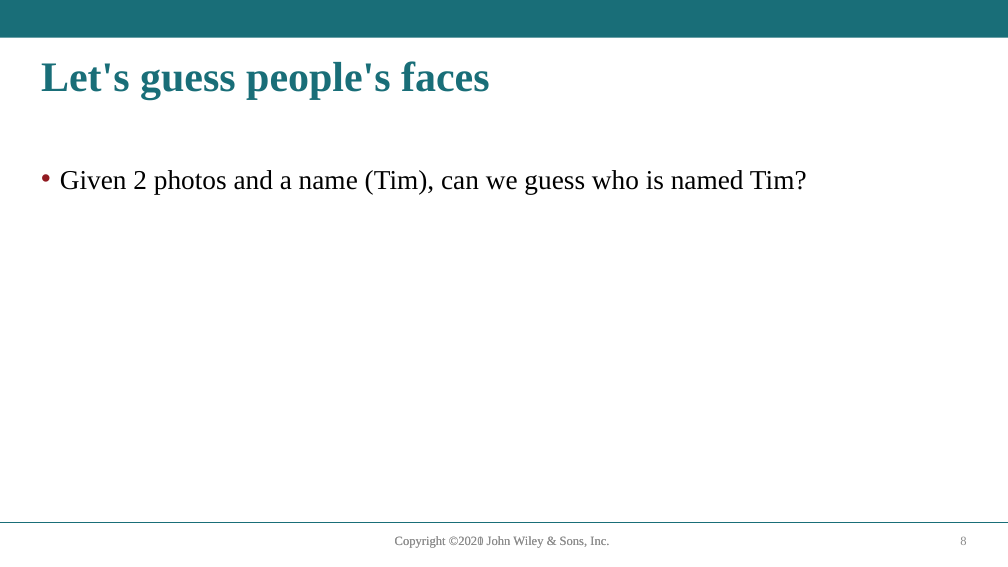
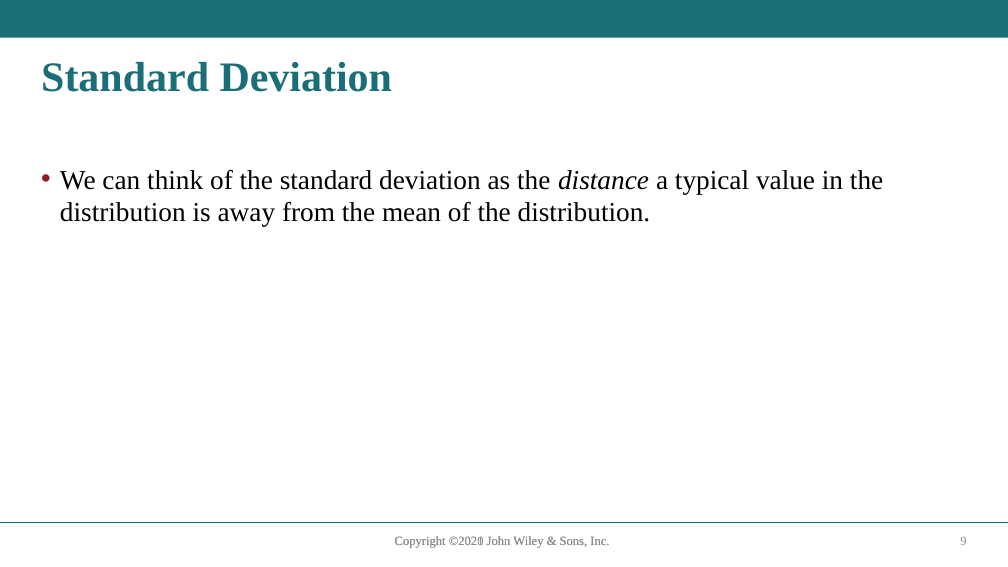
Before and after one commit to sroscoe2/MATH-104, a slide deck: slide 9 of Slides/Ch1.3-Roscoe26.pptx (slide 8 before the commit). Drawn at 1008x567 pixels with LibreOffice and Linux fonts; fonts in the diff are those of the drawing. Boxes give left, top, right and bottom in pixels: in the first picture for what was removed or moved away, otherwise in the second. Text is boxed around its words. In the diff, an @@ line names an element or a change of style, - is before the commit and + after.

```diff
--- a/Slides/Ch1.3-Roscoe26.pptx
+++ b/Slides/Ch1.3-Roscoe26.pptx
@@ title at (41, 62, 392, 92): text changed @@
-Let's guess people's faces
+Standard Deviation
@@ text at (60, 169, 883, 226): text changed @@
-• Given 2 photos and a name (Tim), can we guess who is named Tim?
+• We can think of the standard deviation as the distance a typical value in the distribution is away from the mean of the distribution.
```
Also in this commit, not shown: 1 other slide changed, 5 slides removed, 1 other file.
